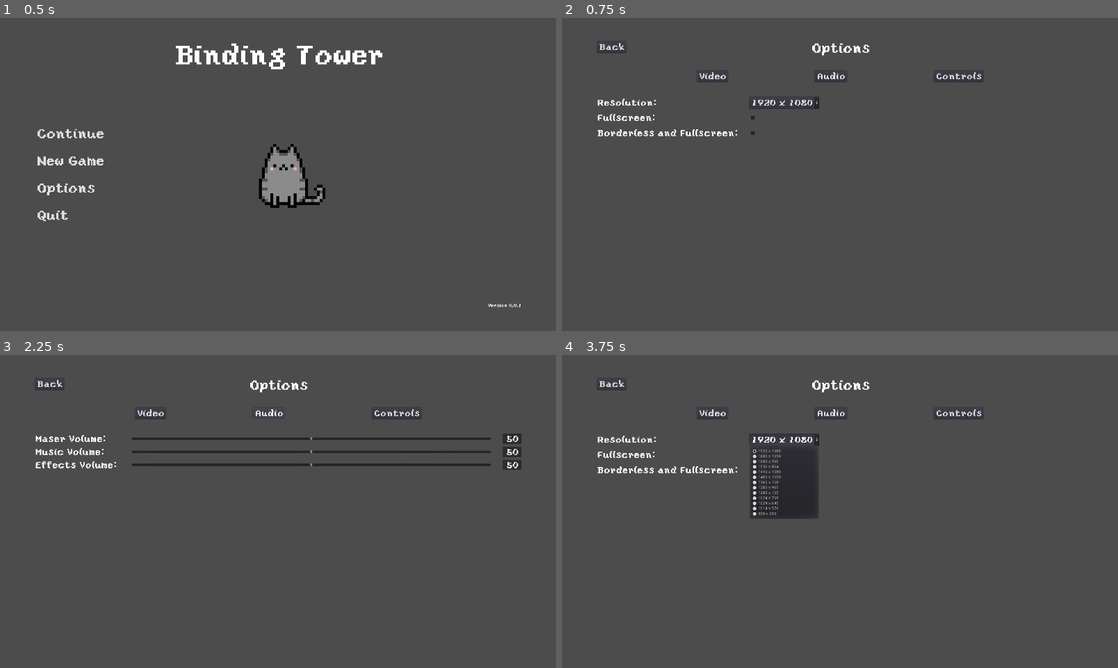
Above: before the commit, frames 1-4 (two rows, left to right).
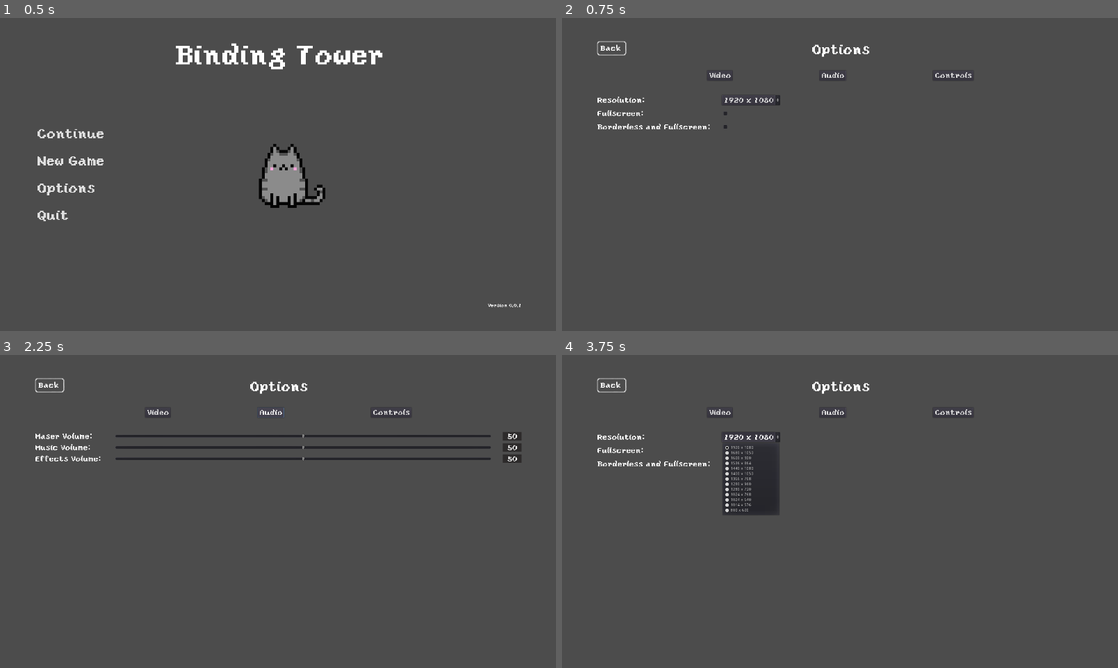
Above: after the commit, the same moments.

Repository: Pandem-Games/BindingTower
Game: Godot game, scene res://Nodes/Scenes/Menu/TitleScreen.tscn
Two runs of this game, one before a commit and one after it. Both use one fixed random seed, a clock stepped at 60 frames per second and the inputs below. The engine's default icon, where the game draws it, is replaced by a stand-in: a white triangle on a blue panel in a dark square.
Inputs:
- Up to frame 1 (0.5 s): no input
- Up to frame 2 (0.75 s): click "Options" at 0.5 s
- Up to frame 3 (2.25 s): click "Video" at 1.25 s; click "Audio" at 2 s
- Up to frame 4 (3.75 s): click "Video" at 2.75 s; click "1920 x 1080" at 3.5 s

Frame 1 is identical in both runs. In frame 2, 1.5% of the frame differs, in the area x 6-76%, y 7-38%; in frame 3, 4.4%, in the area x 6-94%, y 7-37%; in frame 4, 4.3%.

Commit message:
Added button icon

Diff:
--- a/Assests/Font/saved_styles/OptionText.tres
+++ b/Assests/Font/saved_styles/OptionText.tres
@@ -3,7 +3,7 @@
 [ext_resource path="res://Assests/font/yoster.ttf" type="DynamicFontData" id=1]
 
 [resource]
-size = 32
+size = 26
 extra_spacing_top = 1
 extra_spacing_bottom = 1
 font_data = ExtResource( 1 )
--- /dev/null
+++ b/Assests/MenuTheme.tres
@@ -0,0 +1,30 @@
+[gd_resource type="Theme" load_steps=4 format=2]
+
+[ext_resource path="res://Assests/Font/saved_styles/OptionText.tres" type="DynamicFont" id=1]
+[ext_resource path="res://Assests/Images/Button.png" type="Texture" id=2]
+
+[sub_resource type="StyleBoxTexture" id=1]
+content_margin_left = 10.0
+content_margin_right = 10.0
+content_margin_top = 10.0
+content_margin_bottom = 10.0
+texture = ExtResource( 2 )
+region_rect = Rect2( 0, 0, 100, 50 )
+margin_left = 10.2667
+margin_right = 10.4604
+margin_top = 10.2667
+margin_bottom = 9.29815
+
+[resource]
+default_font = ExtResource( 1 )
+Button/colors/font_color = Color( 1, 1, 1, 1 )
+Button/colors/font_color_disabled = Color( 0.9, 0.9, 0.9, 0.2 )
+Button/colors/font_color_hover = Color( 0.94, 0.94, 0.94, 1 )
+Button/colors/font_color_pressed = Color( 1, 1, 1, 1 )
+Button/constants/hseparation = 2
+Button/fonts/font = null
+Button/styles/disabled = null
+Button/styles/focus = null
+Button/styles/hover = null
+Button/styles/normal = SubResource( 1 )
+Button/styles/pressed = null
--- a/Nodes/Scenes/Options.tscn
+++ b/Nodes/Scenes/Options.tscn
@@ -1,7 +1,8 @@
-[gd_scene load_steps=8 format=2]
+[gd_scene load_steps=9 format=2]
 
 [ext_resource path="res://Scripts/Options.gd" type="Script" id=1]
 [ext_resource path="res://Assests/Font/yoster.ttf" type="DynamicFontData" id=2]
+[ext_resource path="res://Assests/MenuTheme.tres" type="Theme" id=3]
 [ext_resource path="res://Assests/font/saved_styles/OptionText.tres" type="DynamicFont" id=4]
 [ext_resource path="res://Assests/Font/saved_styles/OptionText.tres" type="DynamicFont" id=5]
 
@@ -31,6 +32,7 @@
 margin_bottom = 41.0
 size_flags_horizontal = 0
 size_flags_vertical = 0
+theme = ExtResource( 3 )
 custom_styles/focus = SubResource( 1 )
 custom_fonts/font = ExtResource( 5 )
 text = "Back"
@@ -41,6 +43,8 @@
 
 [node name="Title" type="Label" parent="."]
 anchor_right = 1.0
+margin_top = 5.3454
+margin_bottom = 53.3454
 size_flags_horizontal = 4
 custom_fonts/font = SubResource( 2 )
 custom_colors/font_color = Color( 1, 1, 1, 1 )
--- a/Scripts/Spawner.gd
+++ b/Scripts/Spawner.gd
@@ -50,7 +50,7 @@
 	# Increment the timer and if the delay time has been reached then spawn the enemy
 	# TODO: Implement Timers instead
 	elapsedTime += delta
-	for i in range(delays.size()):
+	for i in range(delays.size() - 1):
 		if delays[i] != -1.0 && elapsedTime >= delays[i]:
 			self.add_child(enemies[i])
 			delays[i] = -1
--- a/Scripts/Tower.gd
+++ b/Scripts/Tower.gd
@@ -79,7 +79,7 @@
 
 	# Creating a circle representing the towers range to display to the user
 	var circle: PoolVector2Array = range_ui.polygon
-	for i in range(0, circle_vertices):
+	for i in range(circle_vertices - 1):
 		circle.push_back(polar2cartesian(radius, i * (TAU / circle_vertices)))
 	range_ui.polygon = circle
 
@@ -108,7 +108,7 @@
 
 # Signal function called when an enemy body leaves the towers area
 func _on_Range_area_exited(area: Area2D):
-	for i in range(0, enemies.size()):
+	for i in range(enemies.size() - 1):
 		# Removing the enemy reference when it exits the towers range
 		var enemy: Node2D = enemies[i].get_ref()
 		if enemy == area.get_parent():
@@ -123,7 +123,7 @@
 
 # Signal function called when tower leaves restricted placement area
 func _on_Area_area_exited(area: Area2D):
-	for i in range(0, restricted_areas.size()):
+	for i in range(restricted_areas.size() - 1):
 		# Removing the collision reference when it exits the towers area
 		var restricted_area: Area2D = restricted_areas[i].get_ref()
 		if restricted_area == area:
Binary file added: Assests/Images/Button.png
Not shown, added: Assests/Images/Button.png.import
